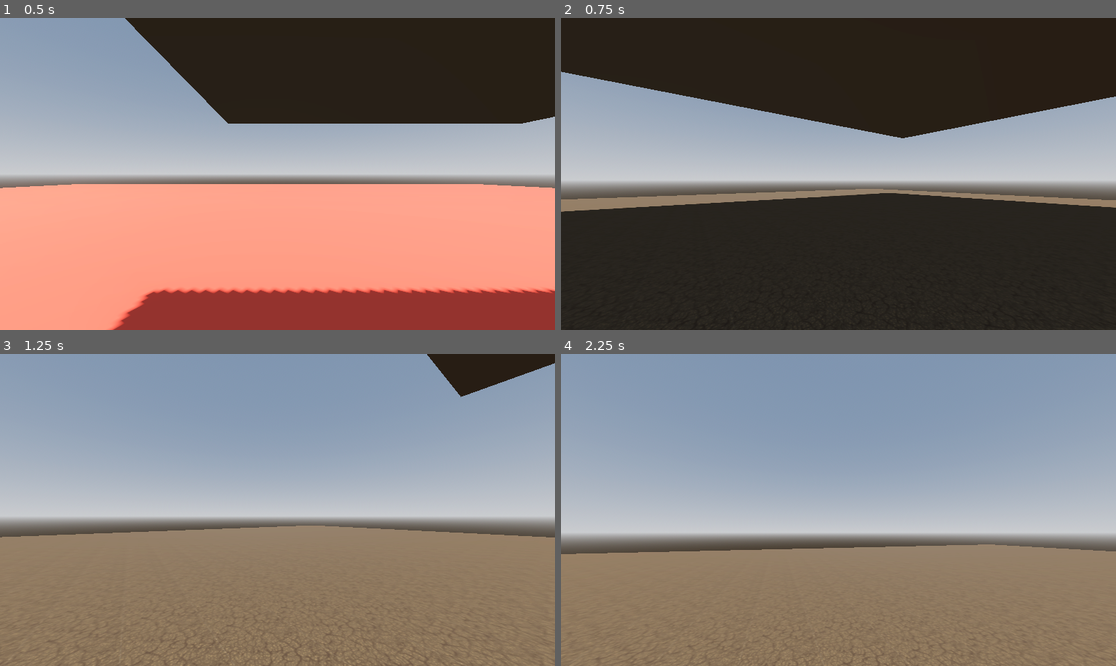
Above: before the commit, frames 1-4 (two rows, left to right).
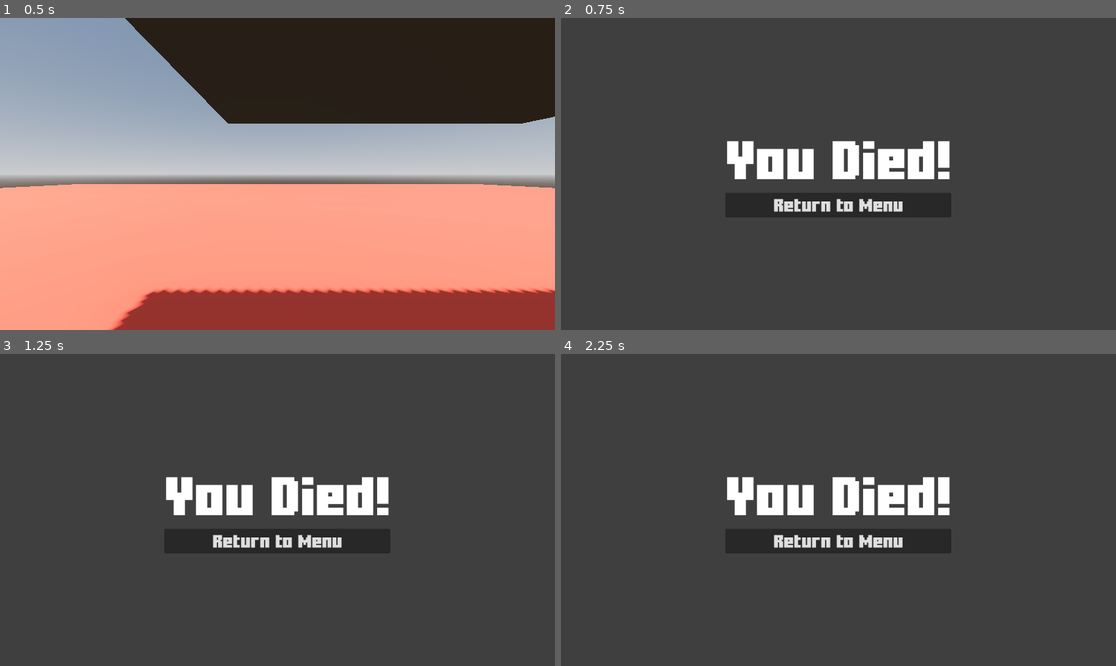
Above: after the commit, the same moments.

Repository: itotoostressed/Don-t-Look-Down-2
Game: Godot game, scene res://map.tscn
The game is run twice, just before and just after one commit, with the same random seed, the same clock (stepped at 60 frames per second) and the same inputs.
Inputs (mouse positions are in pixels of both pictures, inside the frame that each line leads up to):
- Up to frame 1 (0.5 s): no input
- Up to frame 2 (0.75 s): move the mouse to (866, 174) at 0.52 s; hold W (moveForward) from 0.53 s (still down)
- Up to frame 3 (1.25 s): keep holding W (moveForward); tap Space (jump) at 0.77 s
- Up to frame 4 (2.25 s): keep holding W (moveForward); move the mouse to (810, 510) at 1.27 s; tap Space (jump) at 1.52 s; move the mouse to (849, 503) at 2.02 s

Frame 1 is identical in both runs. In frame 2, 98% of the frame differs, in the area x 0-100%, y 0-100%; in frame 3, 100%; in frame 4, 100%.

Commit message:
updated mouse filters & scene switching

Diff:
--- a/don't-look-down-2/death_screen.tscn
+++ b/don't-look-down-2/death_screen.tscn
@@ -9,6 +9,7 @@
 anchor_bottom = 1.0
 grow_horizontal = 2
 grow_vertical = 2
+mouse_filter = 2
 
 [node name="ColorRect" type="ColorRect" parent="."]
 layout_mode = 1
@@ -26,9 +27,11 @@
 anchor_bottom = 1.0
 grow_horizontal = 2
 grow_vertical = 2
+mouse_filter = 2
 
 [node name="VBoxContainer" type="VBoxContainer" parent="CenterContainer"]
 layout_mode = 2
+mouse_filter = 2
 
 [node name="Label" type="Label" parent="CenterContainer/VBoxContainer"]
 layout_mode = 2
--- a/don't-look-down-2/player.gd
+++ b/don't-look-down-2/player.gd
@@ -59,3 +59,4 @@
 func _on_lava_body_entered(body: Node3D) -> void:
 	if body.is_in_group("players"):
 		print("player died!")
+		get_tree().change_scene_to_file("res://death_screen.tscn")
